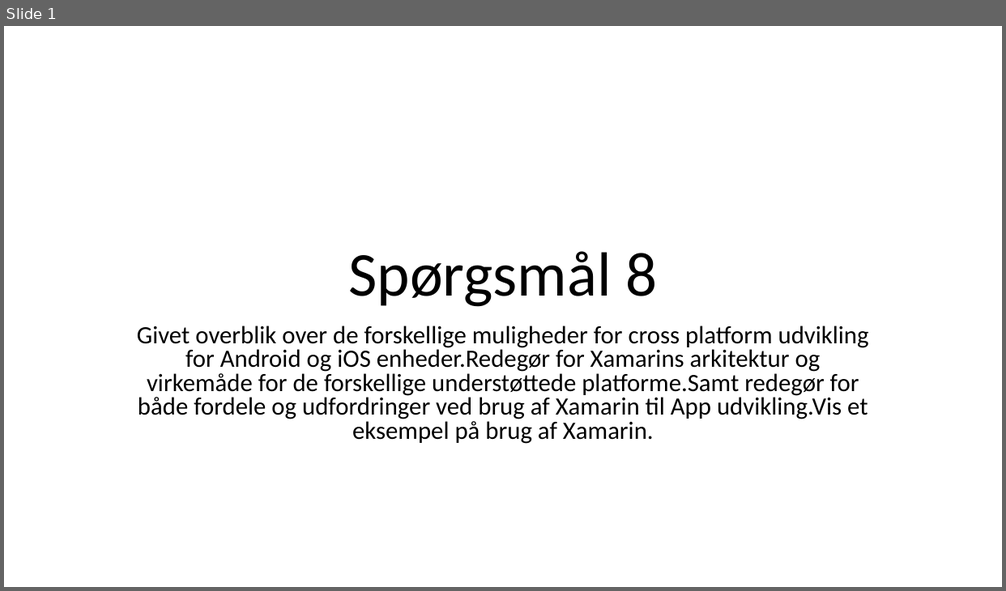
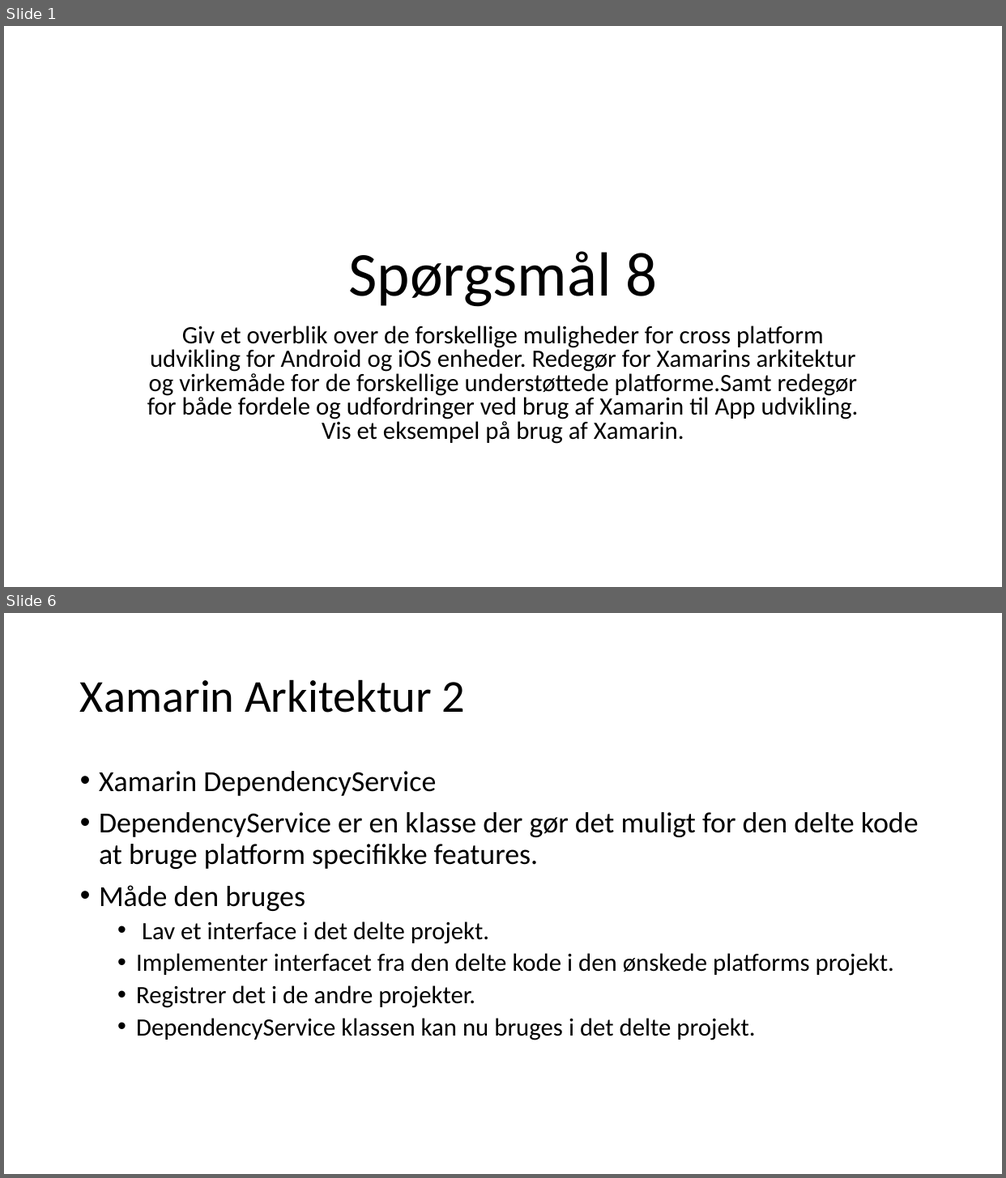
Before and after one commit to AbdulBarakeh/KPU, a slide deck: NEW KPU/KPU/DEM JEG KAN/MÅSKE/Spørgsmål 8.pptx. Shown one above the other, each under a label of ours: slide 1 before the commit, slides 1 and 6 after it; the slides between them are not shown. The pictures are 1006x591 and 1006x1178 pixels, drawn with LibreOffice and Linux fonts; fonts in the diff are those of the drawing. Boxes give left, top, right and bottom in pixels: in the first picture for what was removed or moved away, otherwise in the second. Text is boxed around its words. In the diff, an @@ line names an element or a change of style, - is before the commit and + after.

```diff
--- a/NEW KPU/KPU/DEM JEG KAN/MÅSKE/Spørgsmål 8.pptx
+++ b/NEW KPU/KPU/DEM JEG KAN/MÅSKE/Spørgsmål 8.pptx
@@ slide 6 added at (4,613,1002,1174), background #FFFFFF @@
@@ title added at (80,679,466,713), 44 pt, text #000000 @@
+Xamarin Arkitektur 2
@@ text added at (99,771,918,1041), 24 pt, text #000000 @@
+• Xamarin DependencyService
+• DependencyService er en klasse der gør det muligt for den delte kode at bruge platform specifikke features.
+• Måde den bruges
+  • Lav et interface i det delte projekt.
+  • Implementer interfacet fra den delte kode i den ønskede platforms projekt.
+  • Registrer det i de andre projekter.
+  • DependencyService klassen kan nu bruges i det delte projekt.
@@ slide 1 changed as well @@
@@ subtitle at (147,326,859,444): spaces changed @@
-Givet overblik over de forskellige muligheder for cross platform udvikling for Android og iOS enheder.Redegør for Xamarins arkitektur og virkemåde for de forskellige understøttede platforme.Samt redegør for både fordele og udfordringer ved brug af Xamarin til App udvikling.Vis et eksempel på brug af Xamarin.
+Giv et overblik over de forskellige muligheder for cross platform udvikling for Android og iOS enheder. Redegør for Xamarins arkitektur og virkemåde for de forskellige understøttede platforme.Samt redegør for både fordele og udfordringer ved brug af Xamarin til App udvikling. Vis et eksempel på brug af Xamarin.
```
Also in this commit, not shown: 5 other slides added, 1 other file.
